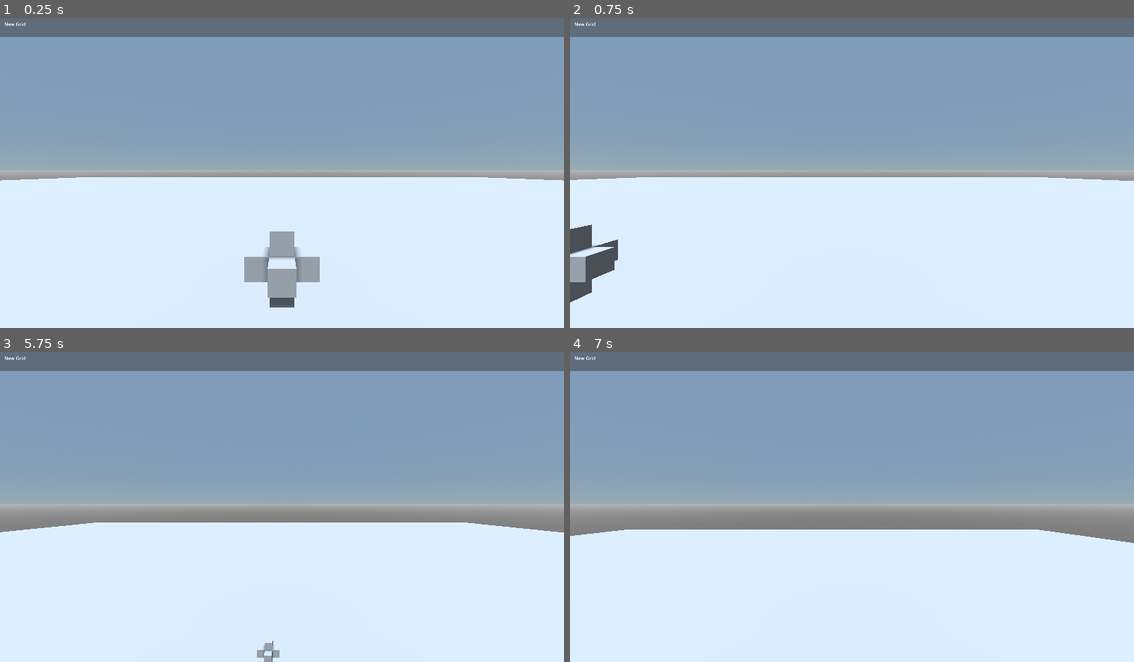
Above: before the commit, frames 1-4 (two rows, left to right).
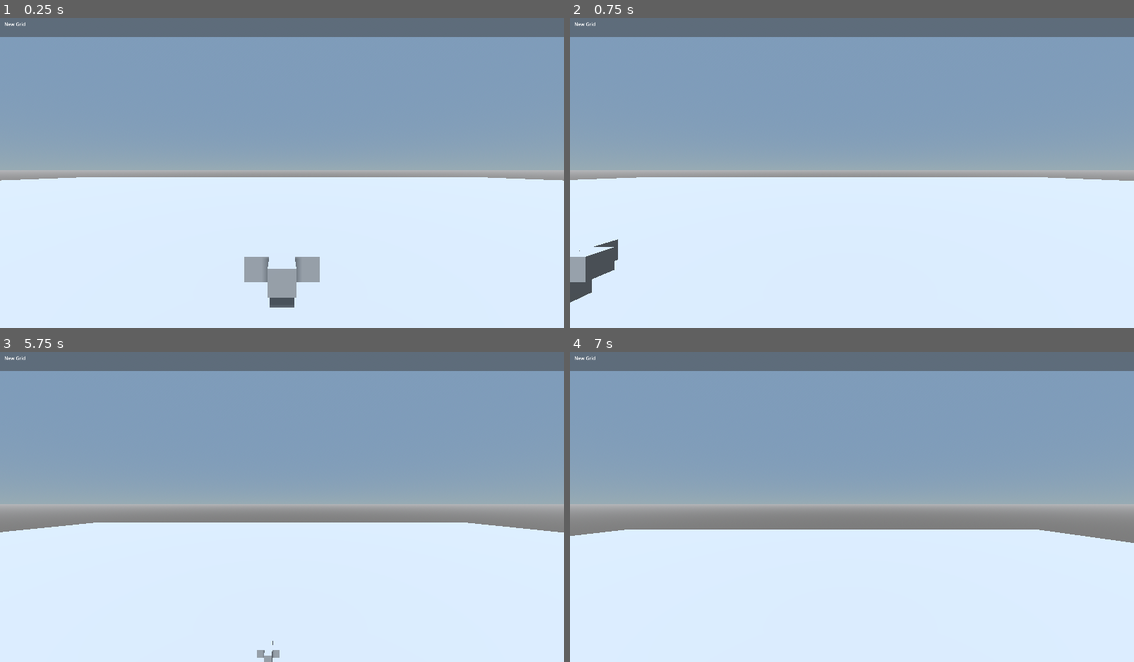
Above: after the commit, the same moments.

Repository: Astormakes/blocksphysicsgame-v-2
Game: Godot game, scene res://Scenes/Designer/designer.tscn
The game is run twice, just before and just after one commit, with the same random seed, the same clock (stepped at 60 frames per second) and the same inputs.
Inputs (mouse positions are in pixels of both pictures, inside the frame that each line leads up to):
- Up to frame 1 (0.25 s): no input
- Up to frame 2 (0.75 s): tap Enter at 0.5 s; move the mouse to (976, 154) at 0.52 s; hold D (Right) from 0.53 s (still down); hold Shift (Run) from 0.53 s (still down); click (976, 154) at 0.67 s
- Up to frame 3 (5.75 s): tap Space (jump) at 0.77, 1.52, 2, 3.02, 3.77, 4.52 s; move the mouse to (169, 519) at 1.27 s; release D (Right) at 1.28 s; release Shift (Run) at 1.28 s; hold S (Backward) 1.28-2.03 s; tap Ctrl (Sneak) at 1.35, 4.35 s; move the mouse to (338, 435) at 2.02 s; hold D (Right) 2.03-2.78 s; hold Right mouse button (mouse2) 2.03-2.78 s; move the mouse to (253, 565) at 2.77 s; hold W (Forward) 2.78-3.53 s; tap Middle mouse button (mouse3) at 2.85 s; click (253, 565) at 2.92 s; tap Enter at 3.5 s; move the mouse to (451, 550) at 3.52 s; hold Shift (Run) 3.53-4.28 s; hold A (Left) 3.53-5.03 s; move the mouse to (112, 457) at 4.27 s; move the mouse to (310, 503) at 5.02 s; hold S (Backward) from 5.03 s (still down); hold Right mouse button (mouse2) from 5.03 s (still down); click (310, 503) at 5.17 s
- Up to frame 4 (7 s): move the mouse to (767, 423) at 5.77 s; release S (Backward) at 5.78 s; release Right mouse button (mouse2) at 5.78 s; hold D (Right) 5.78-6.53 s; tap Middle mouse button (mouse3) at 5.85 s; tap Space (jump) at 6.02, 6.77 s; move the mouse to (976, 488) at 6.52 s; hold W (Forward) from 6.53 s (still down); hold Shift (Run) from 6.53 s (still down)

The runs differ from the first frame. In frame 1, 0.4% of the frame differs, in the area x 46-54%, y 68-78%; in frame 2, 0.3%; in frame 3, less than 0.1%; in frame 4, nothing differs.

Commit message:
worked on block-class added removal
i futherd the whole block as class scheme. I made it so that the block sort of Removes its colider, mesh and itself if its remove function is called.

also the creating the mesh and all is also now part of the block ifself.

also i noticed that i had a redundant thing going on. I was using a dictonary for the blocks themselfs and an array of all the positions of blocks so that one could iterrate though them but i realized that i could just use dictonary.keys() and get the same result. i hope i wont need to iterate though all the blocks often because of the whole class aproach.

Diff:
--- /dev/null
+++ b/Scenes/Grid/Block.gd
@@ -0,0 +1,45 @@
+class_name Block
+extends RefCounted
+
+var id: int
+var hp: int
+var temp: float
+var pos: Vector3i
+var rot: int = 0 # 0–5 for orientation
+var custom_data: Dictionary = {}
+var colisionshape: CollisionShape3D
+var mesh
+var parent:Node
+
+func _init(_id:int,_pos: Vector3i,_rot:int,_parent:Node) -> void:
+	id = _id
+	hp = Blockcatalog.getb(_id).hpmax
+	temp = 20
+	pos = _pos
+	rot = _rot
+	parent = _parent
+	_update()
+
+
+func _update():
+	mesh = MeshInstance3D.new()
+	mesh.transform.origin = Vector3(pos/5.0)
+	mesh.mesh = load(Blockcatalog.getb(id).mesh)
+	parent.add_child(mesh)
+
+	colisionshape = CollisionShape3D.new()
+	colisionshape.transform.origin = Vector3(pos/5.0)
+	var shape = BoxShape3D.new()
+	shape.size = Vector3(0.2,0.2,0.2)
+	colisionshape.shape = shape
+	self.colisionshape = colisionshape
+	parent.add_child(colisionshape)
+
+func destroy() -> void:
+	if colisionshape != null:
+		colisionshape.free()
+
+	if mesh != null:
+		mesh.free()
+
+	parent.blockDic.erase(pos)
--- a/Scenes/Grid/block.gd
+++ /dev/null
@@ -1,18 +0,0 @@
-class_name Block
-extends RefCounted
-
-var id: int
-var hp: float
-var temp: float
-var pos: Vector3i
-var rot: int = 0 # 0–5 for orientation
-var custom_data: Dictionary = {}
-var colisionshape: CollisionShape3D
-
-
-func _init(_id:int,_pos: Vector3i,_rot:int) -> void:
-	id = _id
-	hp = Blockcatalog.getb(_id).hpmax
-	temp = 20
-	pos = _pos
-	rot = _rot
--- a/Scenes/Grid/grid.gd
+++ b/Scenes/Grid/grid.gd
@@ -2,8 +2,7 @@
 
 const BLOCK_SIZE: float = 0.2 # 20 cm
 
-var blocks:Dictionary
-var blockspos:Array
+@export var blockDic:Dictionary
 
 @export var frozen: bool = false
 
@@ -25,28 +24,12 @@
 	]
 	for x in test_layout:
 		placeBlock(x.id,x.pos,x.rot)
-	pass
+
+	removeBlock(Vector3i(0, 1, 0))
+
 
 func placeBlock(id: int,pos: Vector3i,rot:int):
-	blockspos.append(pos)
-	blocks[pos] = Block.new(id,pos,rot)
-	blockupdate(pos)
+	blockDic[pos] = Block.new(id,pos,rot,self)
 
-func removeBlock():
-	pass
-
-func blockupdate(pos: Vector3i) -> void:
-	var block = blocks[pos]
-
-	var mesh = MeshInstance3D.new()
-	mesh.transform.origin = Vector3(pos/5.0)
-	mesh.mesh = load(Blockcatalog.getb(block.id).mesh)
-	body.add_child(mesh)
-
-	var colisionshape = CollisionShape3D.new()
-	colisionshape.transform.origin = Vector3(pos/5.0)
-	var shape = BoxShape3D.new()
-	shape.size = Vector3(0.2,0.2,0.2)
-	colisionshape.shape = shape
-	block.colisionshape = colisionshape
-	body.add_child(colisionshape)
+func removeBlock(pos:Vector3i):
+	blockDic[pos].destroy()
--- a/singelton/blockcatalog/blockdata.gd
+++ b/singelton/blockcatalog/blockdata.gd
@@ -9,7 +9,7 @@
 @export var material: String
 @export var colormat: Color
 @export var type: String
-@export var hpmax: float
+@export var hpmax: int
 @export var cost: float
 @export var mass: float
 @export var size: Vector3
@@ -28,7 +28,7 @@
 	_type: String = "Block",
 	_cost: float = 0.0,
 	_mass: float = 1.0,
-	_hpmax: float = 100.0,
+	_hpmax: int = 100,
 	_size: Vector3 = Vector3(0.2, 0.2, 0.2),
 	_flows: int = 0b000100, # only 8 bits!
 	_volume: float = 0.0,
Renamed: Scenes/Grid/block.gd.uid -> Scenes/Grid/Block.gd.uid
